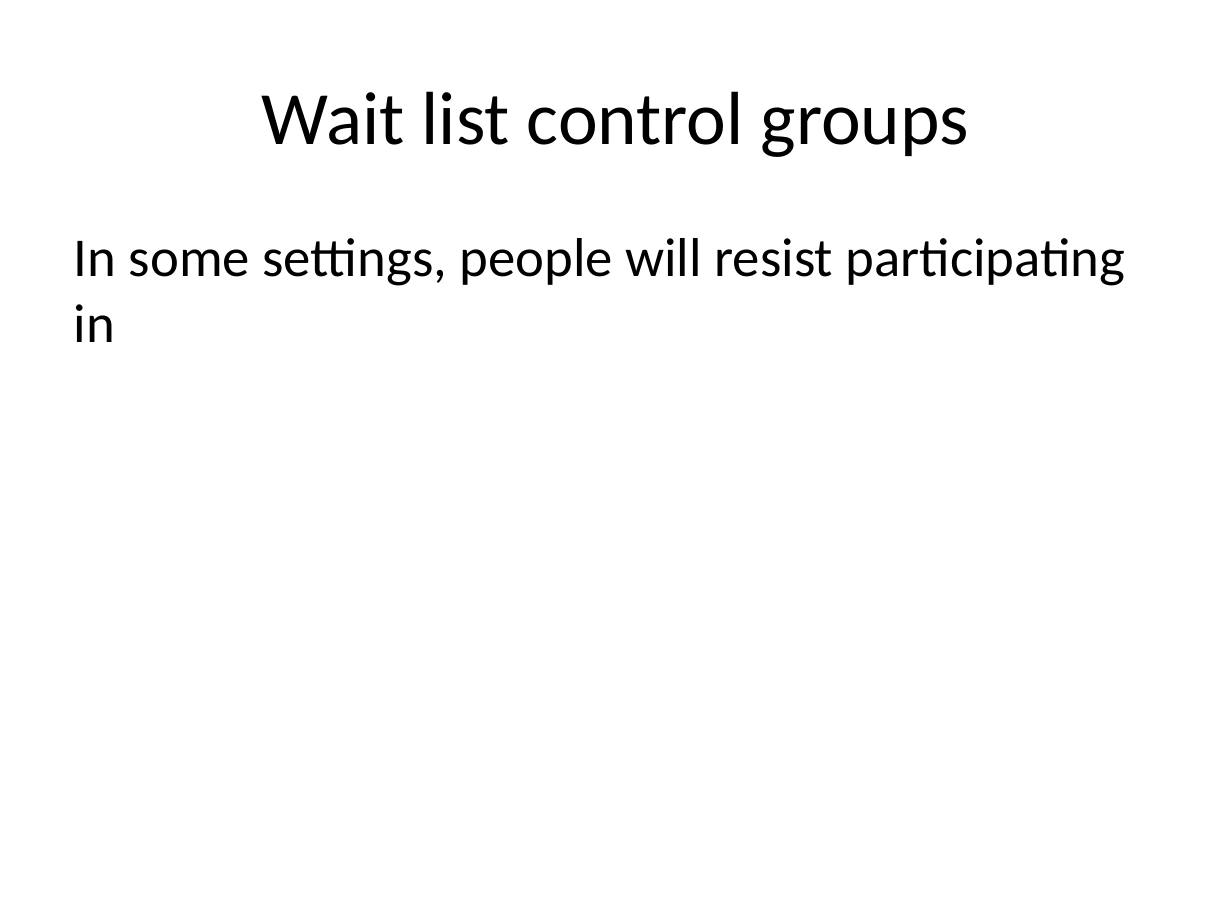
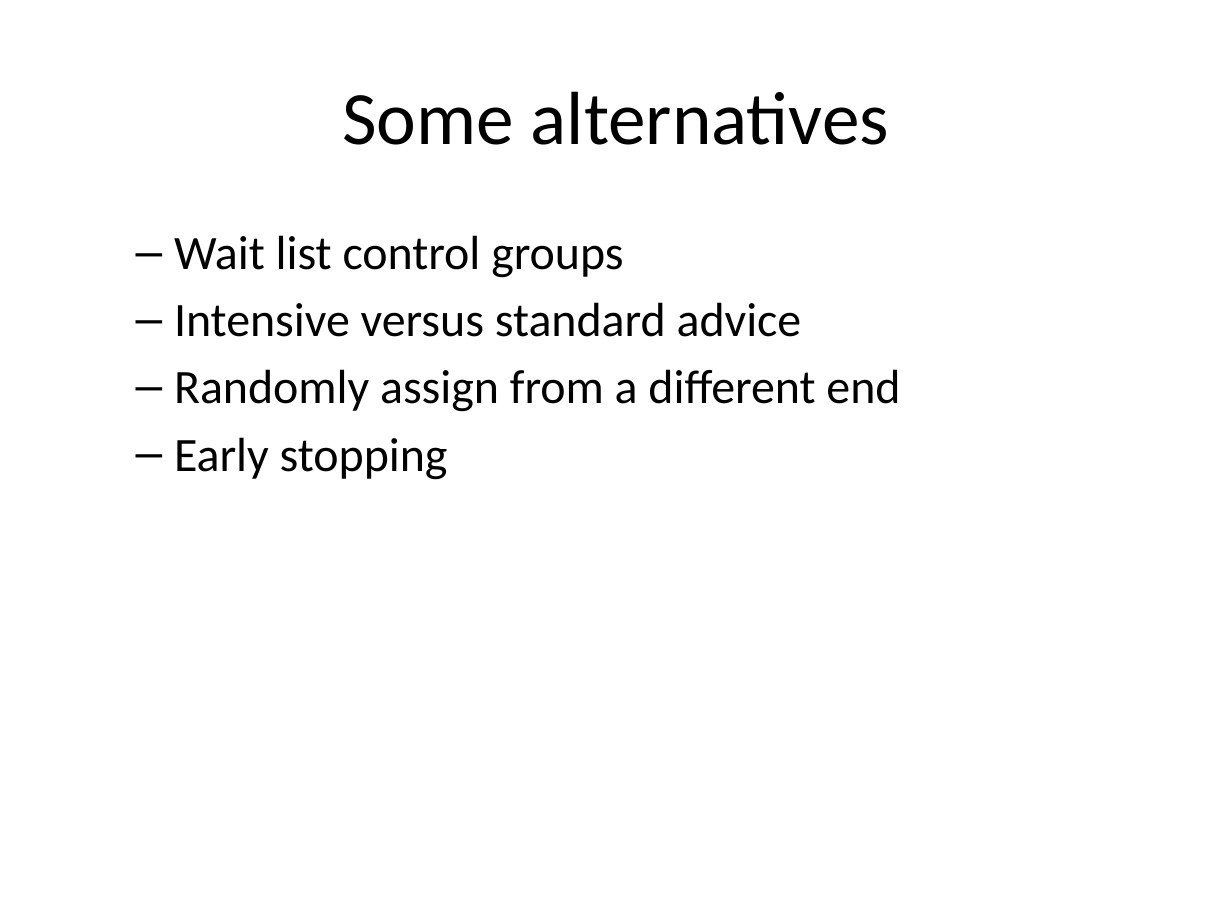
Before and after one commit to classes-medb/5510, a slide deck: slide 19 of src/video-04-randomized-trials.pptx (slide 12 before the commit). Drawn at 1232x924 pixels with LibreOffice and Linux fonts; fonts in the diff are those of the drawing. Boxes give left, top, right and bottom in pixels: in the first picture for what was removed or moved away, otherwise in the second. Text is boxed around its words. In the diff, an @@ line names an element or a change of style, - is before the commit and + after.

```diff
--- a/src/video-04-randomized-trials.pptx
+++ b/src/video-04-randomized-trials.pptx
@@ title at <box>342,91,889,145</box>: text changed @@
-Wait list control groups
+Some alternatives
@@ text at <box>174,235,900,480</box>: text changed; size 32 to 28 pt @@
-In some settings, people will resist participating in
+  – Wait list control groups
+  – Intensive versus standard advice
+  – Randomly assign from a different end
+  – Early stopping
```
Also in this commit, not shown: 8 other slides changed, 8 slides added, 19 slides removed, 11 other files.
